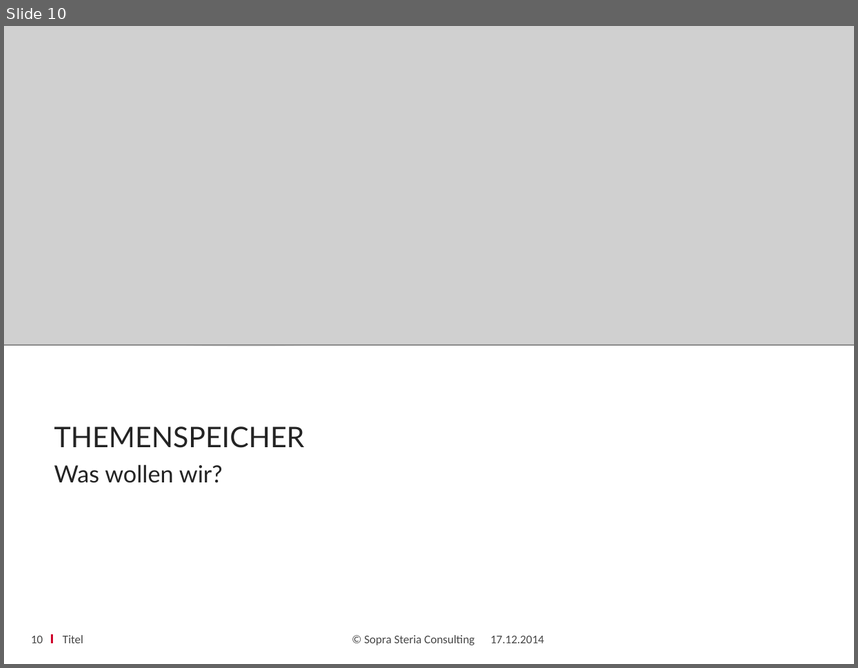
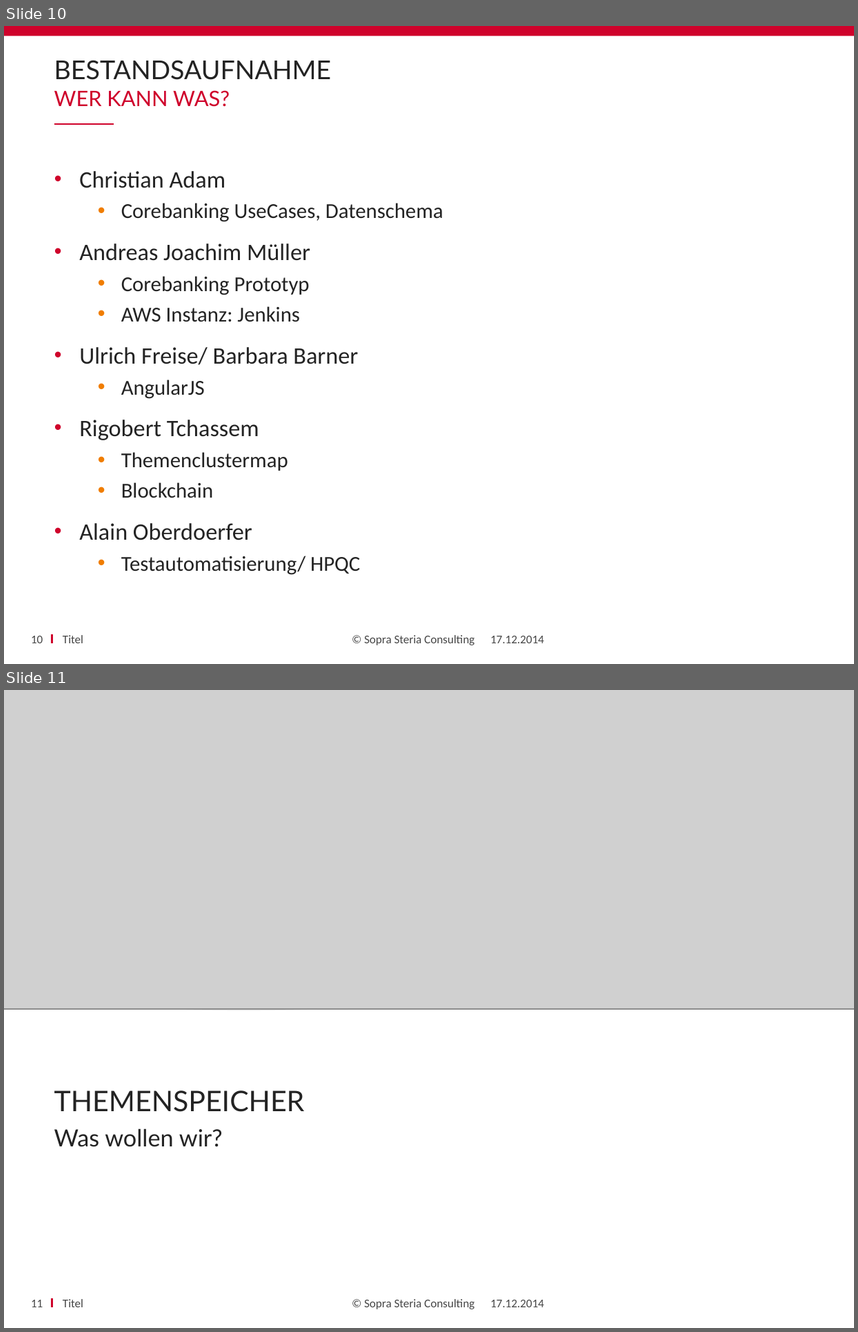
Before and after one commit to amueller0011stad/techupdate, a slide deck: TechUpdate_Status.pptx. Shown one above the other, each under a label of ours: slide 10 before the commit, slides 10 and 11 after it. The pictures are 858x668 and 858x1332 pixels, drawn with LibreOffice and Linux fonts; fonts in the diff are those of the drawing; grey boxes stand for pictures; background and template pictures are left out. Boxes give left, top, right and bottom in pixels: in the first picture for what was removed or moved away, otherwise in the second. Text is boxed around its words. In the diff, an @@ line names an element or a change of style, - is before the commit and + after.

```diff
--- a/TechUpdate_Status.pptx
+++ b/TechUpdate_Status.pptx
@@ slide 10 added at <box>4,26,854,664</box>, background #FFFFFF; not listed: 2 template elements that a slide beside it also shows @@
@@ rectangle added at <box>4,26,854,36</box>, fill #CF022B @@
@@ title added at <box>54,60,331,80</box>, 22 pt, text #232323 @@
+BESTANDSAUFNAHME
@@ text added at <box>54,90,230,107</box>, 18 pt, text #CF022B @@
+WER KANN WAS?
@@ line added from (54, 124) to (114, 124), #CF022B 1 pt @@
@@ text added at <box>79,171,444,575</box>, 18 pt, text #232323 @@
+• Christian Adam
+  • Corebanking UseCases, Datenschema
+• Andreas Joachim Müller
+  • Corebanking Prototyp
+  • AWS Instanz: Jenkins
+• Ulrich Freise/ Barbara Barner
+  • AngularJS
+• Rigobert Tchassem
+  • Themenclustermap
+  • Blockchain
+• Alain Oberdoerfer
+  • Testautomatisierung/ HPQC
@@ page number added at <box>31,635,43,643</box>, 10 pt, text #464646 @@
+10
@@ text added at <box>63,635,83,643</box>, 10 pt, text #464646 @@
+Titel
@@ text added at <box>490,635,544,643</box>, 10 pt, text #464646 @@
+17.12.2014
@@ what was slide 10 is now slide 11 @@
@@ page number at <box>31,1299,43,1307</box>: text changed @@
-10
+11
```
Also in this commit, not shown: 1 slide changed.
